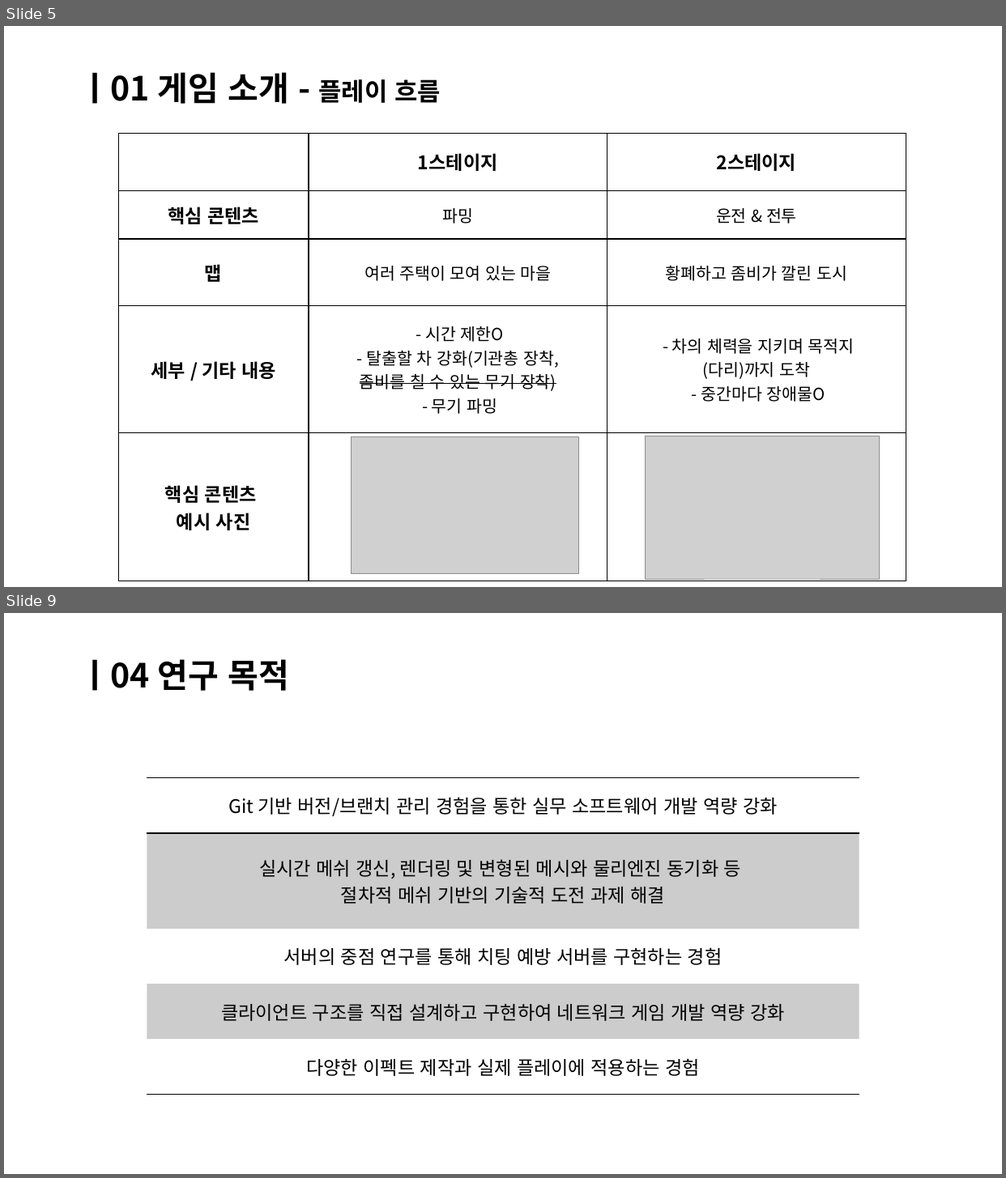
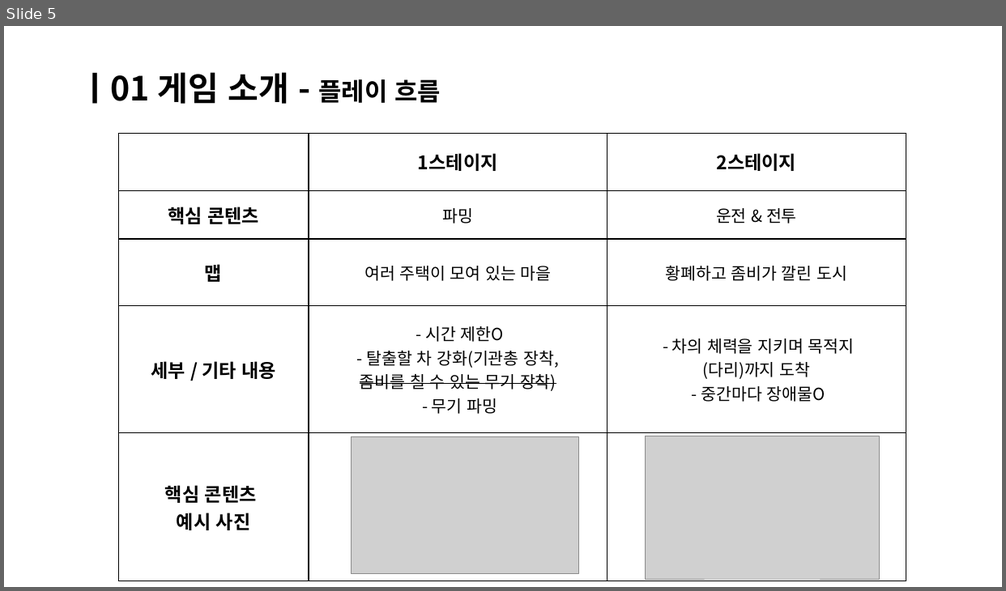
Before and after one commit to Bae-JuHwan/Meeting_Minutes, a slide deck: 제출용/감염_죽음의 도시_중간발표.pptx. Shown one above the other, each under a label of ours: slides 5 and 9 before the commit, slide 5 after it; the slides between them are not shown. The pictures are 1006x1178 and 1006x591 pixels, drawn with LibreOffice and Linux fonts; fonts in the diff are those of the drawing; grey boxes stand for pictures. Boxes give left, top, right and bottom in pixels: in the first picture for what was removed or moved away, otherwise in the second. Text is boxed around its words. In the diff, an @@ line names an element or a change of style, - is before the commit and + after.

Commit message:
서버 내용 추가

```diff
--- a/제출용/감염_죽음의 도시_중간발표.pptx
+++ b/제출용/감염_죽음의 도시_중간발표.pptx
@@ slide 9 removed at [4,613,1002,1174], background #FFFFFF @@
@@ title removed at [80,659,290,691] @@
-ㅣ04 연구 목적
@@ table removed at [147,777,859,1094], 5 rows, 1 columns @@
-Git 기반 버전/브랜치 관리 경험을 통한 실무 소프트웨어 개발 역량 강화
-실시간 메쉬 갱신, 렌더링 및 변형된 메시와 물리엔진 동기화 등 / 절차적 메쉬 기반의 기술적 도전 과제 해결
-서버의 중점 연구를 통해 치팅 예방 서버를 구현하는 경험
-클라이언트 구조를 직접 설계하고 구현하여 네트워크 게임 개발 역량 강화
-다양한 이펙트 제작과 실제 플레이에 적용하는 경험
```
Also in this commit, not shown: 3 slides changed, 9 slides added, 3 other slides removed, 2 other files.
